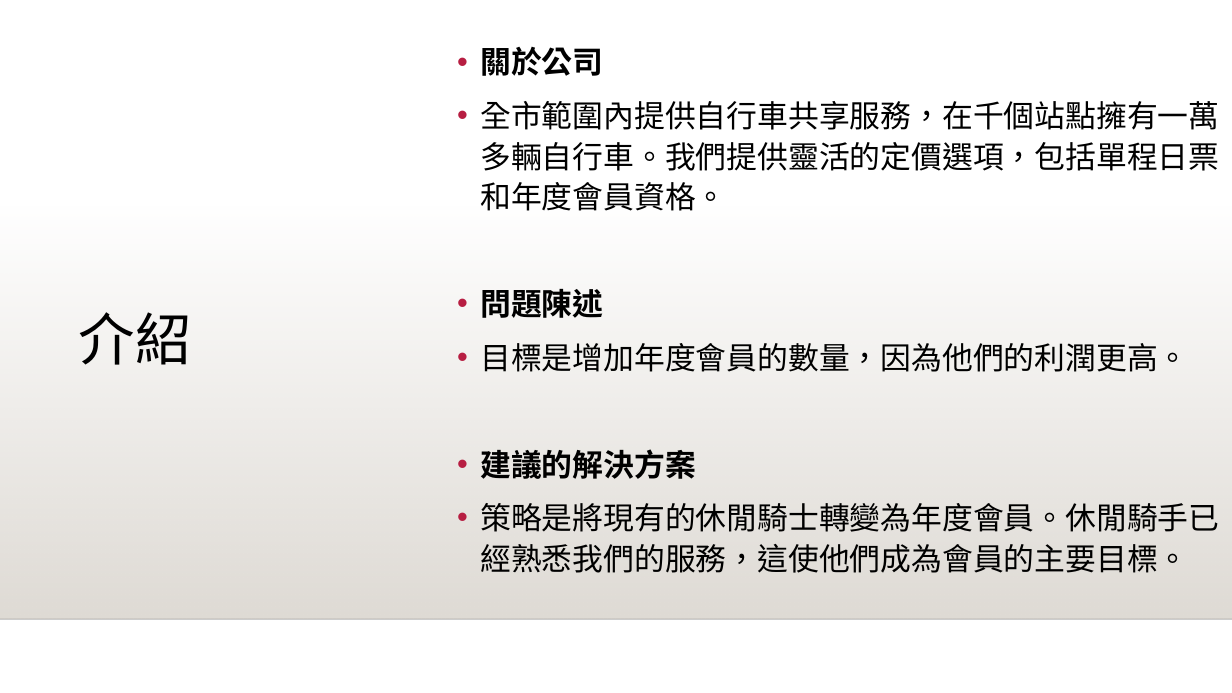
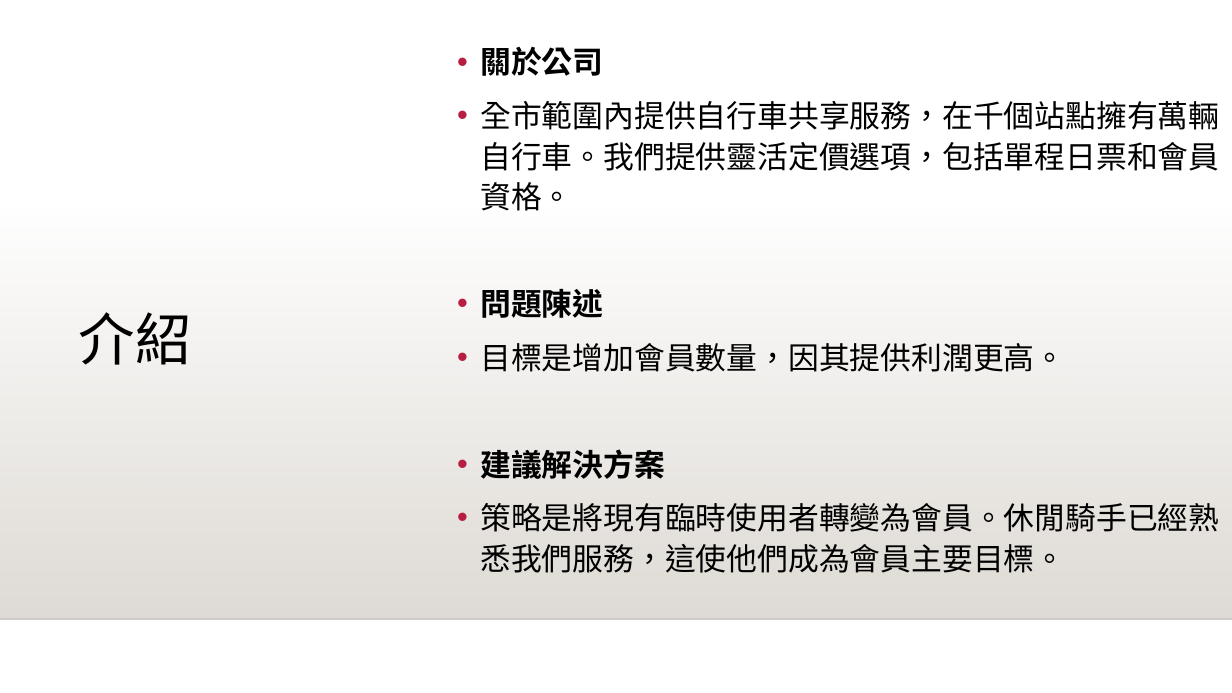
Before and after one commit to y4611676/Unanimous-Project, a slide deck: slide 2 of Analyze_project/Bike_Share/共享單車如何成功.pptx. Drawn at 1232x693 pixels with LibreOffice and Linux fonts; fonts in the diff are those of the drawing; background and template pictures are left out. Boxes give left, top, right and bottom in pixels: in the first picture for what was removed or moved away, otherwise in the second. Text is boxed around its words. In the diff, an @@ line names an element or a change of style, - is before the commit and + after.

```diff
--- a/Analyze_project/Bike_Share/共享單車如何成功.pptx
+++ b/Analyze_project/Bike_Share/共享單車如何成功.pptx
@@ text at <box>480,101,1219,211</box>: text changed @@
-• 全市範圍內提供自行車共享服務，在千個站點擁有一萬多輛自行車。我們提供靈活的定價選項，包括單程日票和年度會員資格。
+• 全市範圍內提供自行車共享服務，在千個站點擁有萬輛自行車。我們提供靈活定價選項，包括單程日票和會員資格。
@@ text at <box>480,343,1219,573</box>: text changed @@
-• 目標是增加年度會員的數量，因為他們的利潤更高。
-• 建議的解決方案
-• 策略是將現有的休閒騎士轉變為年度會員。休閒騎手已經熟悉我們的服務，這使他們成為會員的主要目標。
+• 目標是增加會員數量，因其提供利潤更高。
+• 建議解決方案
+• 策略是將現有臨時使用者轉變為會員。休閒騎手已經熟悉我們服務，這使他們成為會員主要目標。
```
Also in this commit, not shown: 13 other slides changed, 1 slide added, 3 other files.
